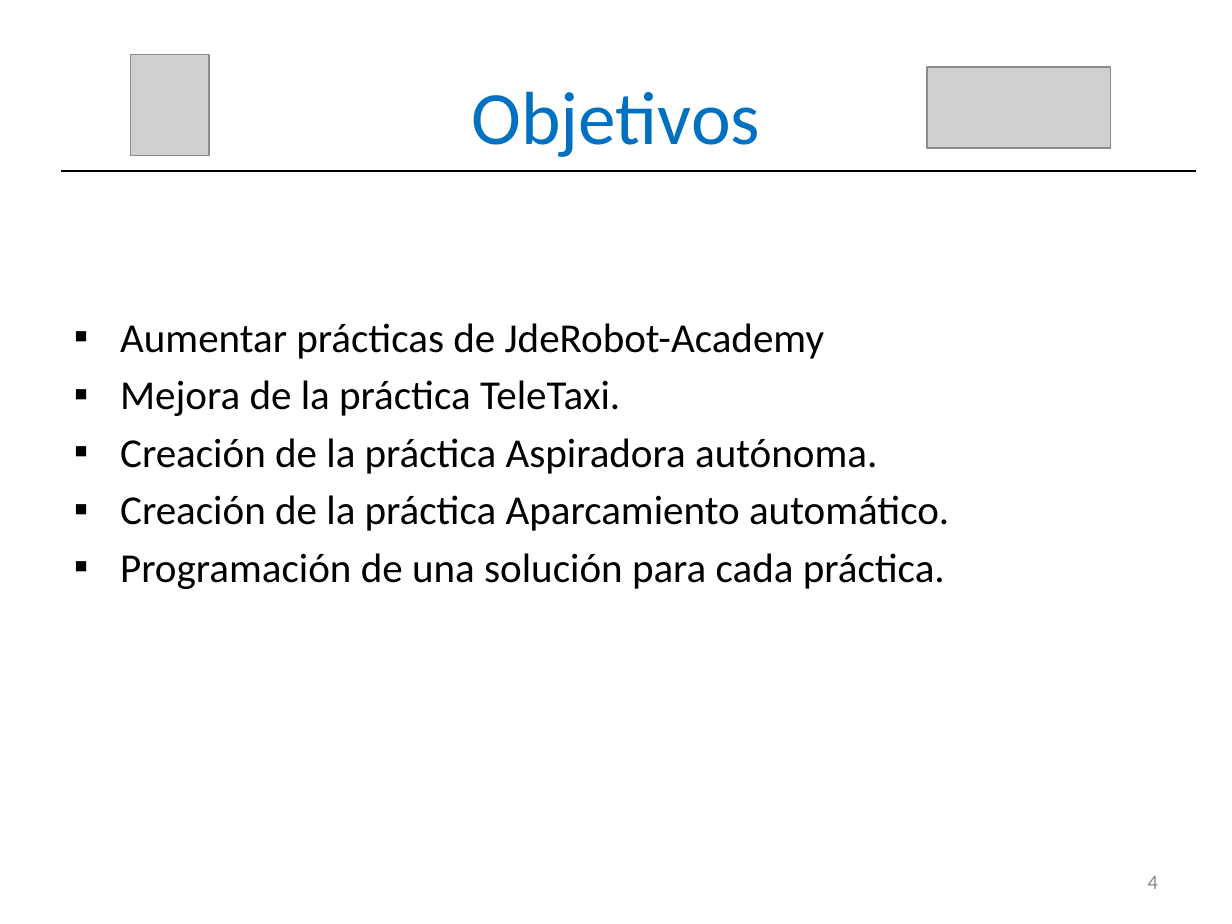
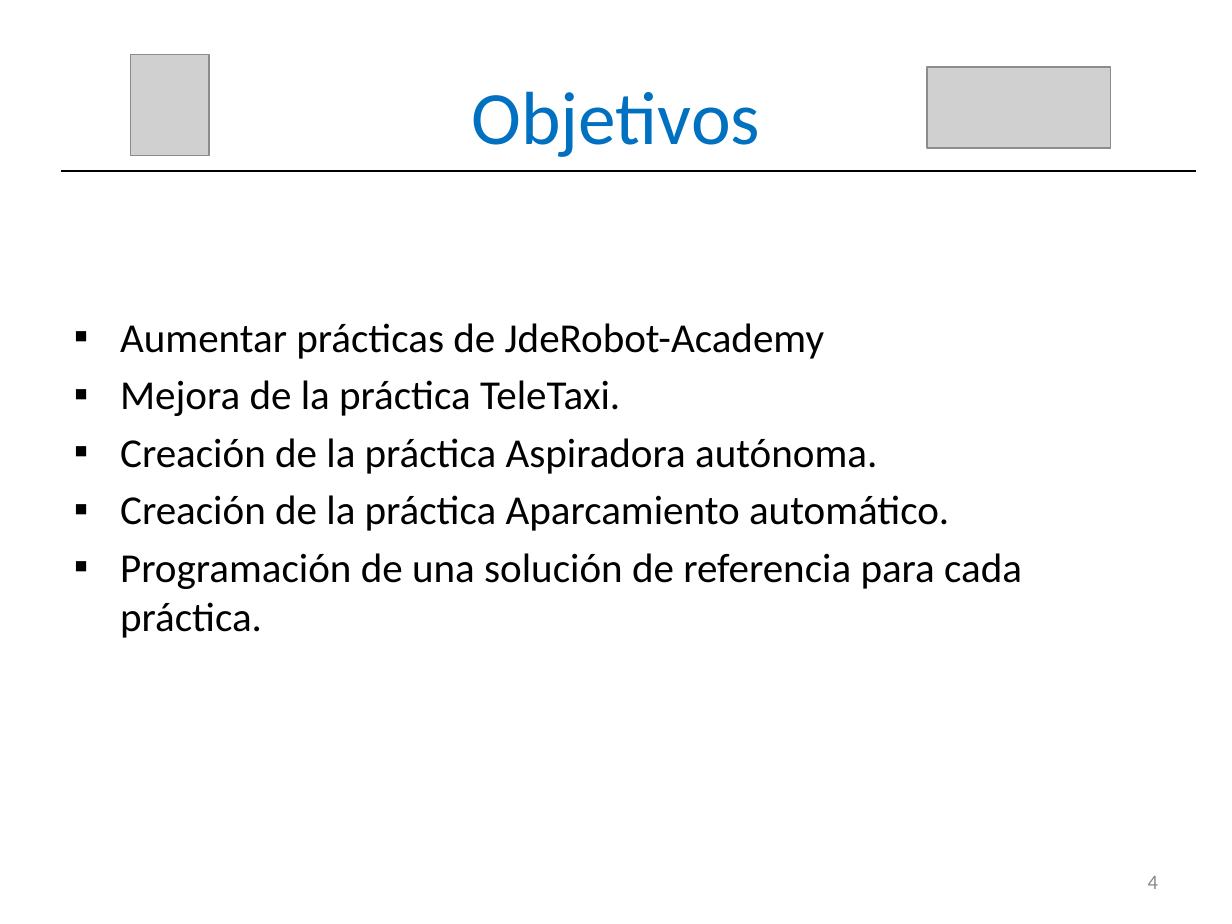
Before and after one commit to RoboticsLabURJC/2016-tfg-vanessa-fernandez, a slide deck: slide 5 of MEMORIA/Presentación.pptx. Drawn at 1232x924 pixels with LibreOffice and Linux fonts; fonts in the diff are those of the drawing; grey boxes stand for pictures. Boxes give left, top, right and bottom in pixels: in the first picture for what was removed or moved away, otherwise in the second. Text is boxed around its words. In the diff, an @@ line names an element or a change of style, - is before the commit and + after.

```diff
--- a/MEMORIA/Presentación.pptx
+++ b/MEMORIA/Presentación.pptx
@@ text at box(120, 553, 1022, 638): text changed @@
-▪ Programación de una solución para cada práctica.
+▪ Programación de una solución de referencia para cada práctica.
```
Also in this commit, not shown: 12 other slides changed.
